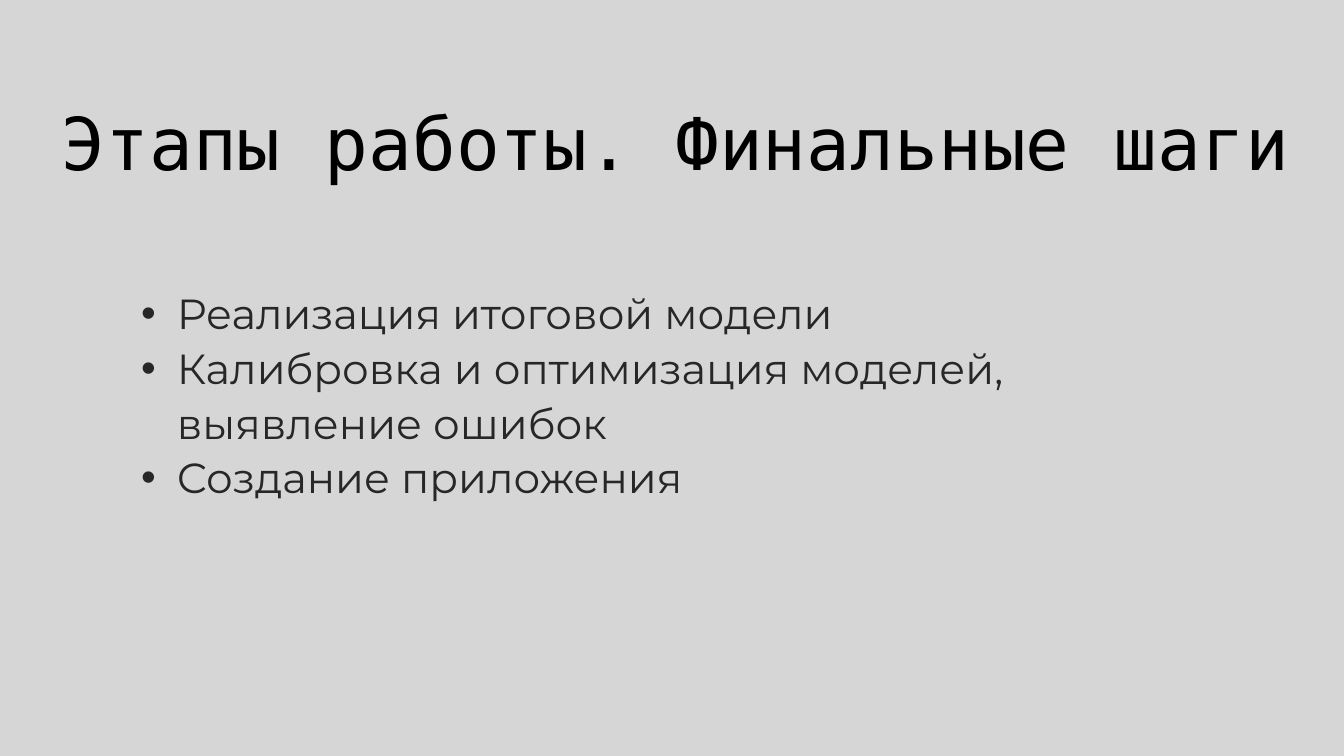
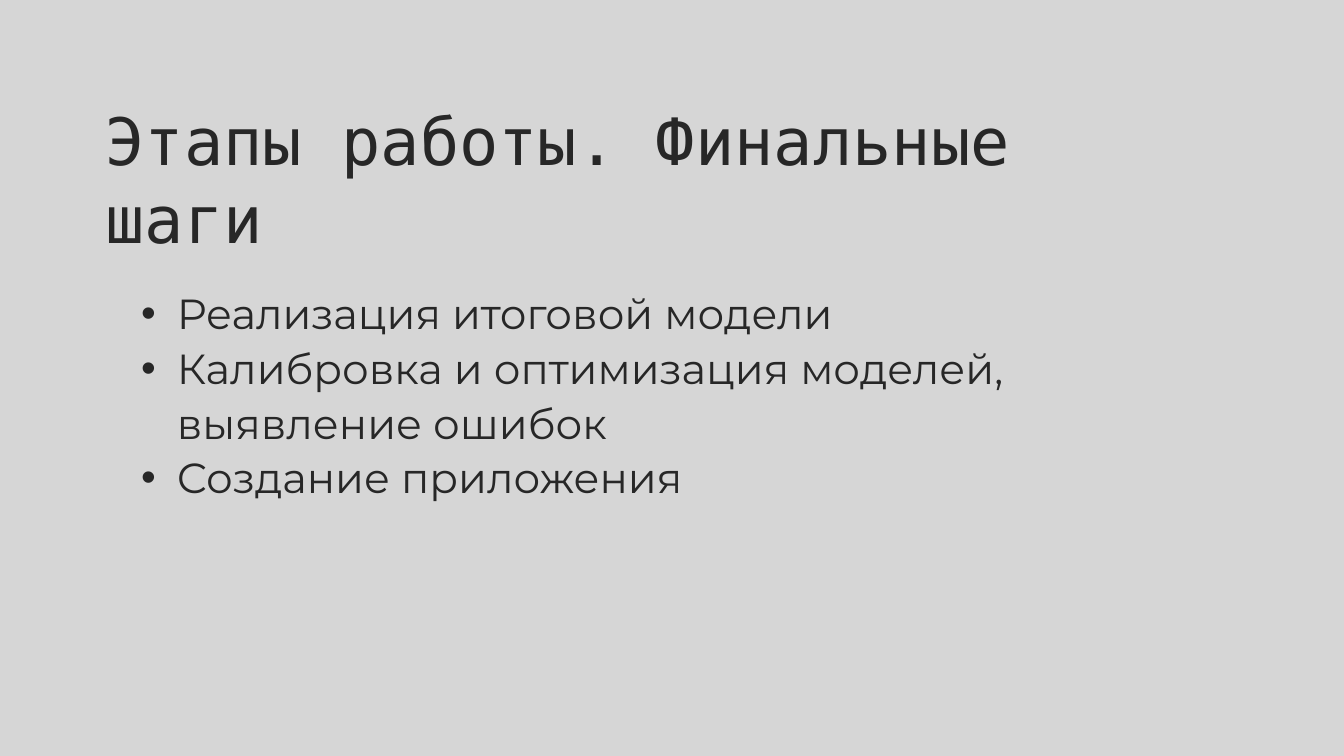
Before and after one commit to FAKENEWS-PROJECT/fakenewsProject, a slide deck: slide 8 of Семинар 20.01.2022/распознавание фейковых новостей.pptx. Drawn at 1344x756 pixels with LibreOffice and Linux fonts; fonts in the diff are those of the drawing; background and template pictures are left out. Boxes give left, top, right and bottom in pixels: in the first picture for what was removed or moved away, otherwise in the second. Text is boxed around its words. In the diff, an @@ line names an element or a change of style, - is before the commit and + after.

```diff
--- a/Семинар 20.01.2022/распознавание фейковых новостей.pptx
+++ b/Семинар 20.01.2022/распознавание фейковых новостей.pptx
@@ text "Этапы работы. Финальные шаги": place and size @@
-text "Этапы работы. Финальные шаги" at [62,113,1289,185]
+text "Этапы работы. Финальные шаги" at [106,114,1010,244]
@@ text "Этапы работы. Финальные шаги" at [106,114,1010,244]: size 78 to 70 pt, text colour #000000 to #272727; line spacing 99pt to 84pt @@
```
Also in this commit, not shown: 4 other slides changed, 1 slide added.
